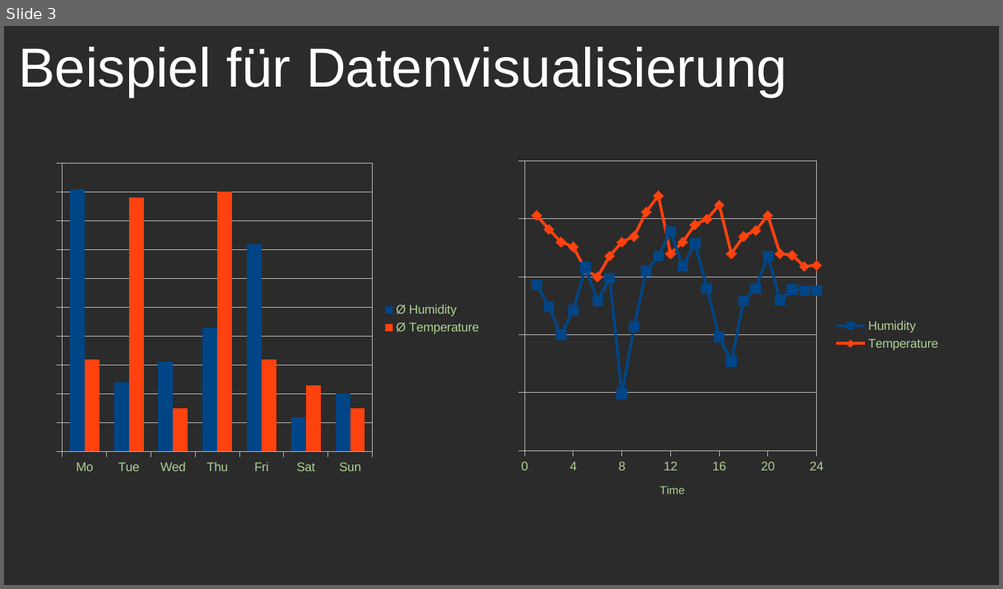
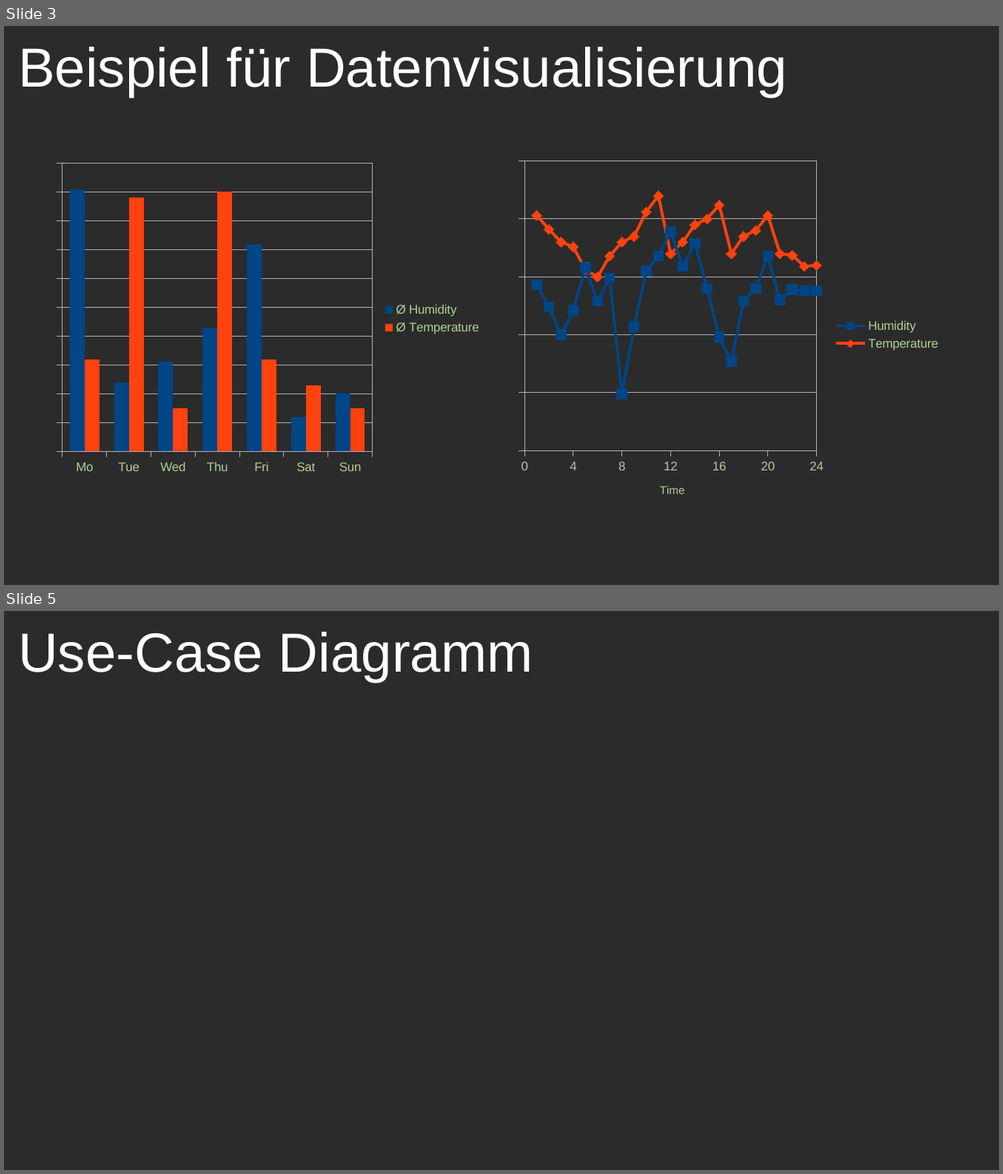
Before and after one commit to PhilippWuerfel/EspSensorProj, a slide deck: documentation/EspSensorProj.odp. Shown one above the other, each under a label of ours: slide 3 before the commit, slides 3 and 5 after it; the slides between them are not shown. The pictures are 1003x589 and 1003x1174 pixels, drawn with LibreOffice and Linux fonts; fonts in the diff are those of the drawing; background and template pictures are left out; a plain dark background stands for a picture behind light text. Boxes give left, top, right and bottom in pixels: in the first picture for what was removed or moved away, otherwise in the second. Text is boxed around its words. In the diff, an @@ line names an element or a change of style, - is before the commit and + after.

```diff
--- a/documentation/EspSensorProj.odp
+++ b/documentation/EspSensorProj.odp
@@ slide 5 added at [4,611,999,1170], background picture (left out) @@
@@ title added at [18,632,532,682], 44 pt, text #FFFFFF @@
+Use-Case Diagramm
```
Also in this commit, not shown: 1 other slide added, 2 other files.
